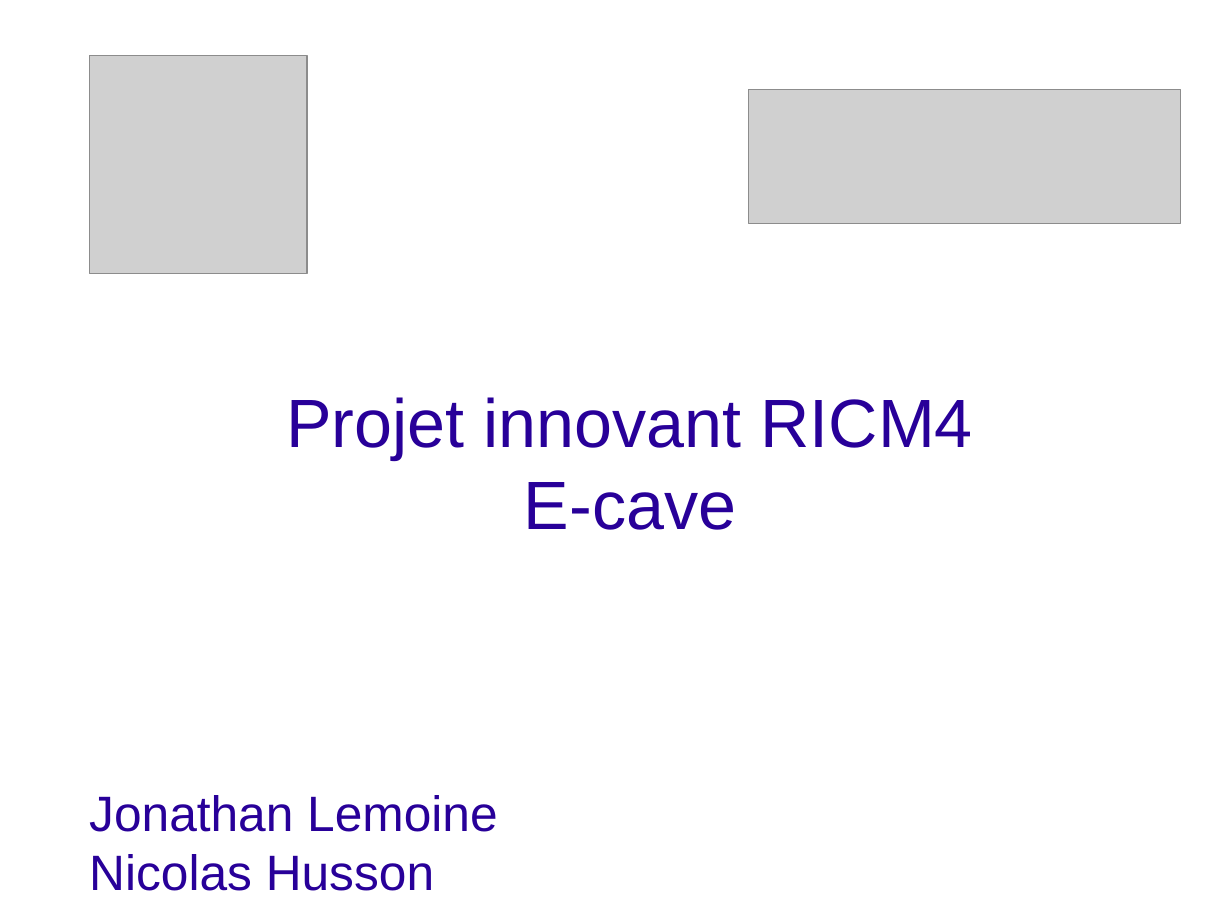
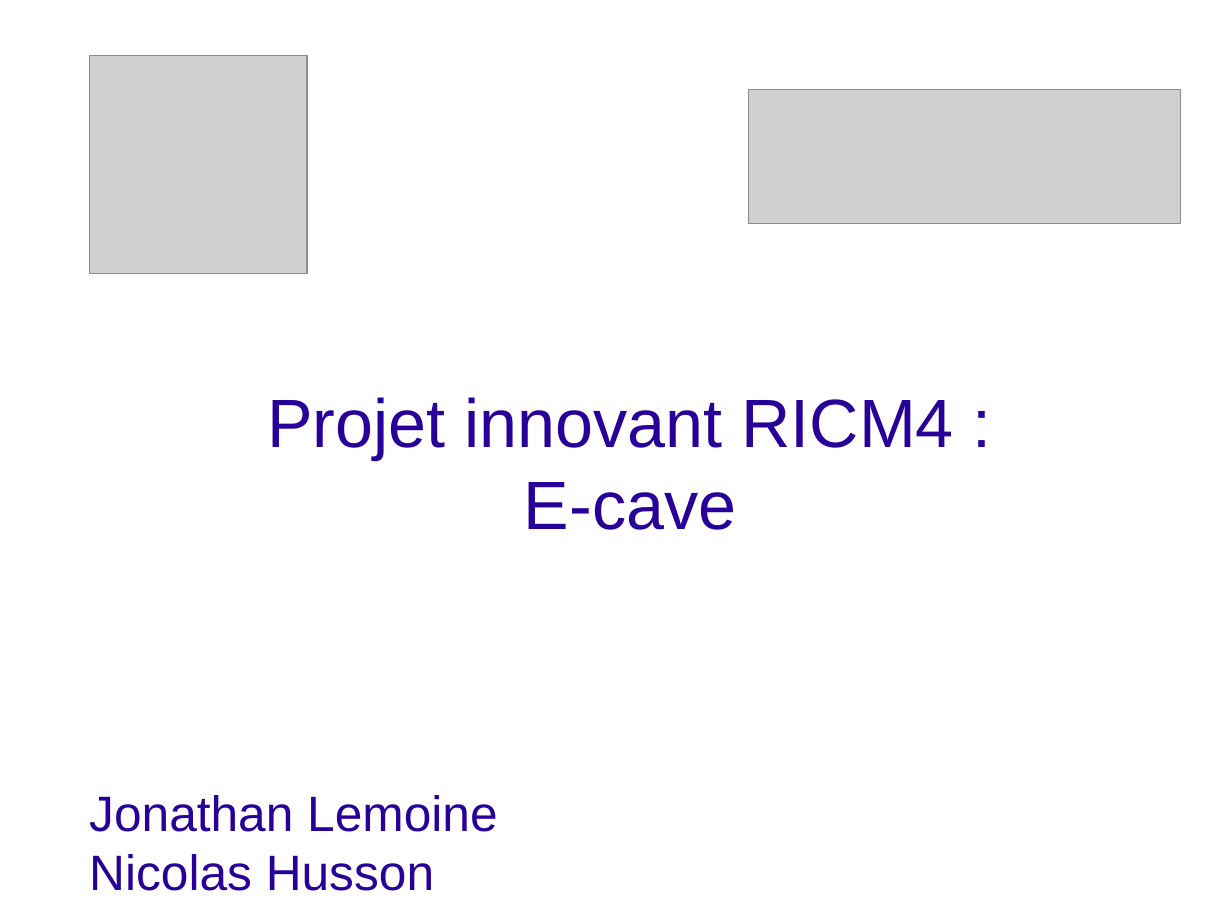
Before and after one commit to bigoud/e-cave, a slide deck: slide 1 of Presentation.odp. Drawn at 1232x924 pixels with LibreOffice and Linux fonts; fonts in the diff are those of the drawing; grey boxes stand for pictures; background and template pictures are left out. Boxes give left, top, right and bottom in pixels: in the first picture for what was removed or moved away, otherwise in the second. Text is boxed around its words. In the diff, an @@ line names an element or a change of style, - is before the commit and + after.

```diff
--- a/Presentation.odp
+++ b/Presentation.odp
@@ subtitle at (x1=268, y1=397, x2=954, y2=459): text changed @@
-Projet innovant RICM4
+Projet innovant RICM4 :
```
Also in this commit, not shown: 1 other slide changed, 1 slide added, 1 other file.
